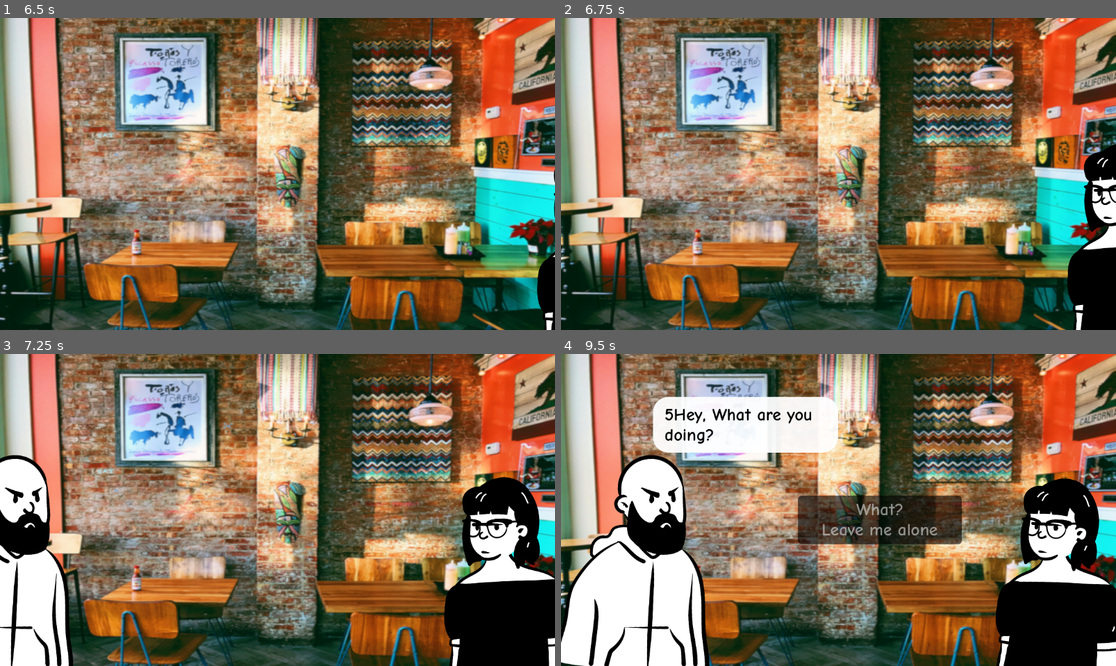
Above: before the commit, frames 1-4 (two rows, left to right).
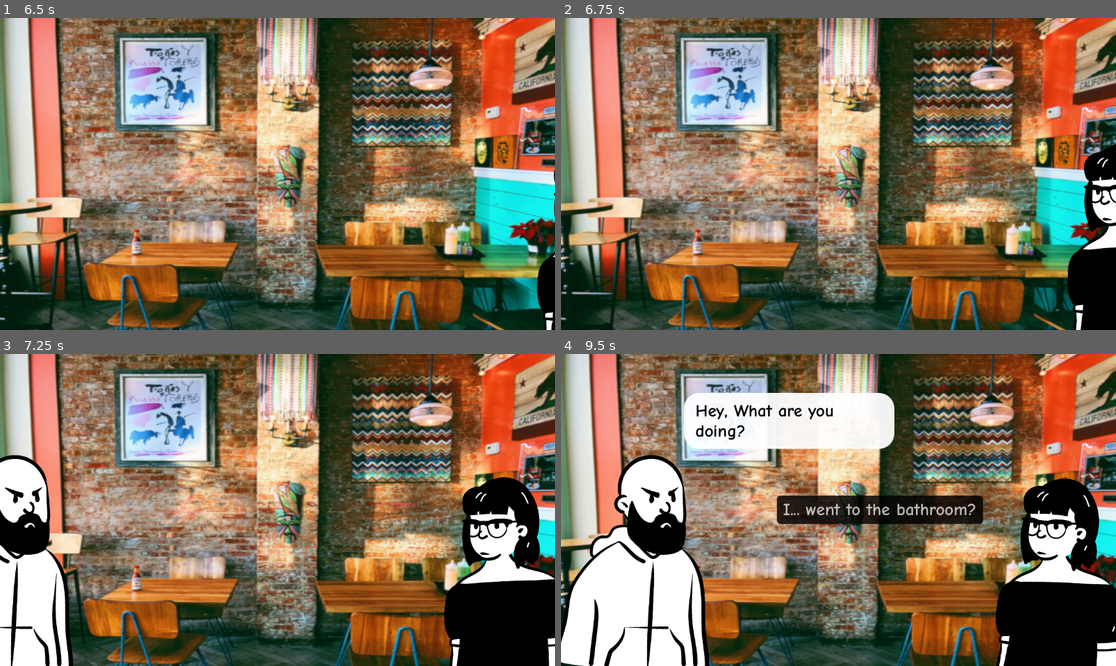
Above: after the commit, the same moments.

Repository: Slideshow776/Caf-Encounter
Game: Godot game, scene res://scenes/game.tscn
The game is run twice, just before and just after one commit, with the same random seed, the same clock (stepped at 60 frames per second) and the same inputs. Sound files missing from this copy of the repository are replaced by a short silence.
Inputs:
- Up to frame 1 (6.5 s): tap Enter at 0.5 s; tap R (restart) every 0.75 s from 1.25 to 4.25 s
- Up to frame 2 (6.75 s): no input
- Up to frame 3 (7.25 s): no input
- Up to frame 4 (9.5 s): no input

Frame 1 is identical in both runs. In frame 2, less than 0.1% of the frame differs, in the area x 95-100%, y 53-66%; in frame 3, 0.1%; in frame 4, 8.7%, in the area x 16-91%, y 12-65%.

Commit message:
dialogues almost complete

Diff:
--- a/assets/main_theme.tres
+++ b/assets/main_theme.tres
@@ -29,7 +29,7 @@
 content_margin_top = 8.0
 content_margin_right = 11.0
 content_margin_bottom = 9.0
-bg_color = Color(0.403241, 1.20327e-07, 0.218753, 1)
+bg_color = Color(0.359484, 0.253295, 2.40654e-07, 1)
 corner_radius_top_left = 8
 corner_radius_top_right = 8
 corner_radius_bottom_right = 8
--- a/scenes/game.tscn
+++ b/scenes/game.tscn
@@ -7,8 +7,47 @@
 [ext_resource type="Texture2D" uid="uid://bfviy8baqpxbg" path="res://assets/faces/Very Angry.svg" id="5_1s0m2"]
 [ext_resource type="Texture2D" uid="uid://c8fkp6t2b7c02" path="res://assets/peep 87/peep-87.png" id="6_haebe"]
 [ext_resource type="Texture2D" uid="uid://cfd2h8evlpbpo" path="res://assets/faces/Serious.svg" id="7_7hgmp"]
-[ext_resource type="AudioStream" uid="uid://cm7hqsu1uhgli" path="res://assets/486470__tkky__cafe-amb-01.wav" id="8_r4b7p"]
+[ext_resource type="AudioStream" uid="uid://c3trf2trmd74d" path="res://assets/486470__tkky__cafe-amb-01.mp3" id="8_q2iib"]
 [ext_resource type="AudioStream" uid="uid://bgmo8uf00ohic" path="res://assets/toilet sounds.ogg" id="9_qmybo"]
+
+[sub_resource type="Animation" id="Animation_vgknd"]
+length = 0.001
+tracks/0/type = "value"
+tracks/0/imported = false
+tracks/0/enabled = true
+tracks/0/path = NodePath("BodyA:position")
+tracks/0/interp = 1
+tracks/0/loop_wrap = true
+tracks/0/keys = {
+"times": PackedFloat32Array(0),
+"transitions": PackedFloat32Array(1),
+"update": 0,
+"values": [Vector2(-72, 112)]
+}
+tracks/1/type = "value"
+tracks/1/imported = false
+tracks/1/enabled = true
+tracks/1/path = NodePath("BodyB:position")
+tracks/1/interp = 1
+tracks/1/loop_wrap = true
+tracks/1/keys = {
+"times": PackedFloat32Array(0),
+"transitions": PackedFloat32Array(1),
+"update": 0,
+"values": [Vector2(832, 190)]
+}
+tracks/2/type = "value"
+tracks/2/imported = false
+tracks/2/enabled = true
+tracks/2/path = NodePath("BodyB:rotation")
+tracks/2/interp = 1
+tracks/2/loop_wrap = true
+tracks/2/keys = {
+"times": PackedFloat32Array(0),
+"transitions": PackedFloat32Array(1),
+"update": 0,
+"values": [0.0480671]
+}
 
 [sub_resource type="Animation" id="Animation_5et23"]
 resource_name = "intro"
@@ -50,45 +89,6 @@
 "values": [-0.0488692, -0.0488692, 0.0480671]
 }
 
-[sub_resource type="Animation" id="Animation_vgknd"]
-length = 0.001
-tracks/0/type = "value"
-tracks/0/imported = false
-tracks/0/enabled = true
-tracks/0/path = NodePath("BodyA:position")
-tracks/0/interp = 1
-tracks/0/loop_wrap = true
-tracks/0/keys = {
-"times": PackedFloat32Array(0),
-"transitions": PackedFloat32Array(1),
-"update": 0,
-"values": [Vector2(-72, 112)]
-}
-tracks/1/type = "value"
-tracks/1/imported = false
-tracks/1/enabled = true
-tracks/1/path = NodePath("BodyB:position")
-tracks/1/interp = 1
-tracks/1/loop_wrap = true
-tracks/1/keys = {
-"times": PackedFloat32Array(0),
-"transitions": PackedFloat32Array(1),
-"update": 0,
-"values": [Vector2(832, 190)]
-}
-tracks/2/type = "value"
-tracks/2/imported = false
-tracks/2/enabled = true
-tracks/2/path = NodePath("BodyB:rotation")
-tracks/2/interp = 1
-tracks/2/loop_wrap = true
-tracks/2/keys = {
-"times": PackedFloat32Array(0),
-"transitions": PackedFloat32Array(1),
-"update": 0,
-"values": [0.0480671]
-}
-
 [sub_resource type="Animation" id="Animation_5lalx"]
 resource_name = "outro"
 length = 5.0
@@ -192,7 +192,6 @@
 texture = ExtResource("6_haebe")
 expand_mode = 1
 flip_h = true
-metadata/_edit_group_ = true
 
 [node name="ExpressionB" type="TextureRect" parent="BodyB"]
 unique_name_in_owner = true
@@ -200,10 +199,10 @@
 anchors_preset = 15
 anchor_right = 1.0
 anchor_bottom = 1.0
-offset_left = 110.0
-offset_top = 133.0
-offset_right = -186.0
-offset_bottom = -310.0
+offset_left = 105.0
+offset_top = 125.0
+offset_right = -182.981
+offset_bottom = -306.0
 grow_horizontal = 2
 grow_vertical = 2
 texture = ExtResource("7_7hgmp")
@@ -218,10 +217,10 @@
 anchor_top = 0.046
 anchor_right = 0.999
 anchor_bottom = 1.0
-offset_left = -385.0
-offset_top = 59.192
-offset_right = -575.848
-offset_bottom = -443.0
+offset_left = -321.0
+offset_top = 51.192
+offset_right = -458.848
+offset_bottom = -451.0
 bbcode_enabled = true
 text = "Lorem ipsum dolor sit amet,"
 fit_content = true
@@ -260,7 +259,7 @@
 
 [node name="AmbiantSounds" type="AudioStreamPlayer" parent="."]
 unique_name_in_owner = true
-stream = ExtResource("8_r4b7p")
+stream = ExtResource("8_q2iib")
 
 [node name="ToiletSounds" type="AudioStreamPlayer" parent="."]
 unique_name_in_owner = true
--- a/scripts/dialogues.gd
+++ b/scripts/dialogues.gd
@@ -2,144 +2,129 @@
 extends Node
 
 var dialogue_items: Array[Dictionary] = [
-	{
-		"expressionA": "very angry",
+	{ # 0
+		"expressionA": "rage",
 		"expressionB": "serious",
-		"text": "0Hey, [b]What[/b] are you doing?",
+		"text": "You're sick in the head, what's wrong with [shake]you[/shake]?!",
 		"choices": {
-			"I'm sorry?
-				Would like to tell me
-			 	what's the matter?": 0,
-			"What?
-				Leave me alone": -1,
-			"Shut up!": -2,
+			"I understand you're upset.
+				I'm scared, may you please
+				leave me alone?": 0,
+			"I feel like you shouldn't
+				talk like that, to anyone!": -1,
+			"Whatever, weirdo": -2,
+		},
+	},
+	{ # 1
+		"expressionA": "fear",
+		"expressionB": "serious",
+		"text": "You'll never be a woman you freak. Your just a [shake]biological[/shake] man in a dress!",
+		"choices": {
+			"You’re worried about safety,
+				And questioning my identity?
+				Is that right?": 0,
+			"Why are you being so mean?": -1,
+			"What the fuck is wrong with you?": -2,
 
 		},
 	},
-	{
+	{ # 2
 		"expressionA": "very angry",
-		"expressionB": "serious",
-		"text": "1Hey, [b]What[/b] are you doing?",
+		"expressionB": "tired",
+		"text": "Women and girls need to be safe in the bathroom from [shake]freaks[/shake] like you!",
 		"choices": {
-			"I'm sorry?
-				Would like to tell me
-			 	what's the matter?": 0,
-			"What?
-				Leave me alone": -1,
-			"Shut up!": -2,
+			"So, you’re concerned about
+				the safety of women and girls?": 0,
+			"Leave me alone, weirdo": -1,
+			"You're insufferable!": -2,
+		},
+	},
+	{ # 3
+		"expressionA": "rage",
+		"expressionB": "eyes closed",
+		"text": "You're [shake]not[/shake] a woman! You can't go in there!",
+		"choices": {
+			"I’m feeling hurt.
+				I need to be seen as I am.
+				May you please leave me alone?": 0,
+			"Oh, are we doing one of these?": -1,
+			"What's wrong with you?": -2,
 
 		},
 	},
-	{
-		"expressionA": "very angry",
-		"expressionB": "serious",
-		"text": "2Hey, [b]What[/b] are you doing?",
+	{ # 4
+		"expressionA": "driven",
+		"expressionB": "annoyed",
+		"text": "That's the [shake]women's[/shake] bathroom!",
 		"choices": {
-			"I'm sorry?
-				Would like to tell me
-			 	what's the matter?": 0,
-			"What?
-				Leave me alone": -1,
-			"Shut up!": -2,
+			"I'm feeling scared right now.
+				I just needed to use the bathroom": 0,
+			"Yes, and I'm a woman?": -1,
+			"Fuck off transphobe": -2,
 
 		},
 	},
-	{
+	{ # 5
 		"expressionA": "very angry",
 		"expressionB": "serious",
-		"text": "3Hey, [b]What[/b] are you doing?",
+		"text": "Hey, What are you doing?",
 		"choices": {
-			"I'm sorry?
-				Would like to tell me
-			 	what's the matter?": 0,
-			"What?
-				Leave me alone": -1,
-			"Shut up!": -2,
+			"I'm feeling a bit confused.
+				Would you please
+				tell me what's up?": 0,
+			"I... went to the bathroom?": -1,
+			"Get lost, weirdo!": -2,
 
 		},
 	},
-	{
+	{ # 6
+		"expressionA": "explaining",
+		"expressionB": "smile",
+		"text": "Do you think that's okay? Transgender men like you shouldn't use the women's bathroom!",
+		"choices": {
+			"So, you're worried about men
+				using the women's bathroom?": 0,
+			"The women's bathroom
+				are for all women": -1,
+			"What?
+				Clearly, you're an idiot...": -2,
+		},
+	},
+	{ # 7
 		"expressionA": "very angry",
 		"expressionB": "serious",
-		"text": "4Hey, [b]What[/b] are you doing?",
+		"text": "You need to be respectful of women who are traumatized by penises!",
 		"choices": {
-			"I'm sorry?
-				Would like to tell me
-			 	what's the matter?": 0,
-			"What?
-				Leave me alone": -1,
-			"Shut up!": -2,
-
+			"So, you're wanting respect
+				for women, especially those
+				who are traumatized?": 0,
+			"You need to be respectful,
+				in general": -1,
+			"The fuck are you on about?": -2,
 		},
 	},
-	{
+	{ # 8
 		"expressionA": "very angry",
-		"expressionB": "serious",
-		"text": "5Hey, [b]What[/b] are you doing?",
+		"expressionB": "smile",
+		"text": "I just want everyone to be safe. And I feel you should want that too.",
 		"choices": {
-			"I'm sorry?
-				Would like to tell me
-			 	what's the matter?": 0,
-			"What?
-				Leave me alone": -1,
-			"Shut up!": -2,
-
+			"I also want everyone to be
+				safe. And right now I'm
+				feeling kinda scared": 0,
+			"How about leaving
+				me alone then?": -1,
+			"Cool story, bro": -2,
 		},
 	},
-	{
+	{ # 9
 		"expressionA": "very angry",
-		"expressionB": "serious",
-		"text": "6Hey, [b]What[/b] are you doing?",
+		"expressionB": "contempt",
+		"text": "Well, I still don't feel you should use the women's bathroom. It's very rude of you.",
 		"choices": {
-			"I'm sorry?
-				Would like to tell me
-			 	what's the matter?": 0,
-			"What?
-				Leave me alone": -1,
-			"Shut up!": -2,
-
-		},
-	},
-	{
-		"expressionA": "very angry",
-		"expressionB": "serious",
-		"text": "7Hey, [b]What[/b] are you doing?",
-		"choices": {
-			"I'm sorry?
-				Would like to tell me
-			 	what's the matter?": 0,
-			"What?
-				Leave me alone": -1,
-			"Shut up!": -2,
-
-		},
-	},
-	{
-		"expressionA": "very angry",
-		"expressionB": "serious",
-		"text": "8Hey, [b]What[/b] are you doing?",
-		"choices": {
-			"I'm sorry?
-				Would like to tell me
-			 	what's the matter?": 0,
-			"What?
-				Leave me alone": -1,
-			"Shut up!": -2,
-
-		},
-	},
-	{
-		"expressionA": "very angry",
-		"expressionB": "serious",
-		"text": "9Hey, [b]What[/b] are you doing?",
-		"choices": {
-			"I'm sorry?
-				Would like to tell me
-			 	what's the matter?": 0,
-			"What?
-				Leave me alone": -1,
-			"Shut up!": -2,
-
+			"I hear you think it's rude.
+				I need to go now. Goodbye": 0,
+			"Well, no one asked you...": -1,
+			"Get lost...": -2,
 		},
 	},
 ]
--- a/scripts/game.gd
+++ b/scripts/game.gd
@@ -3,6 +3,17 @@
 var faces := {
 	"very angry": preload ("res://assets/faces/Very Angry.svg"),
 	"serious": preload ("res://assets/faces/Serious.svg"),
+	"driven": preload ("res://assets/faces/Driven.svg"),
+	"eyes closed": preload ("res://assets/faces/Eyes Closed.svg"),
+	"rage": preload ("res://assets/faces/Rage.png"),
+	"annoyed": preload ("res://assets/faces/Annoyed.png"),
+	"fear": preload ("res://assets/faces/Fear.svg"),
+	"solemn": preload ("res://assets/faces/Solemn.svg"),
+	"tired": preload ("res://assets/faces/Tired.svg"),
+	"hectic": preload ("res://assets/faces/Hectic.svg"),
+	"explaining": preload ("res://assets/faces/Explaining.png"),
+	"smile": preload ("res://assets/faces/Smile.svg"),
+	"contempt": preload ("res://assets/faces/Contempt.svg"),
 }
 
 var Dialogues = preload("res://scripts/dialogues.gd")  # Preload the script
@@ -56,7 +67,50 @@
 		button.text = choice_text
 		var target_line_idx: int = choices_data[choice_text]
 		button.pressed.connect(show_text.bind(target_line_idx))
+
+		# Create a new Theme for each button
+		var theme := Theme.new()
+
+		# Create a StyleBoxFlat for the normal state
+		var normal_stylebox := StyleBoxFlat.new()
+		normal_stylebox.bg_color = Color(0.0, 0.0, 0.0)  # Set the default color if needed
+		normal_stylebox.corner_radius_bottom_left = 8
+		normal_stylebox.corner_radius_bottom_right = 8
+		normal_stylebox.corner_radius_top_right = 8
+		normal_stylebox.corner_radius_top_left = 8
+		normal_stylebox.content_margin_left = 11
+		normal_stylebox.content_margin_top = 8
+		normal_stylebox.content_margin_right = 11
+		normal_stylebox.content_margin_bottom = 9
+
+		# Create a StyleBoxFlat for hover state
+		var hover_stylebox := StyleBoxFlat.new()
+
+		# Set hover color based on target_line_idx
+		if target_line_idx == -2:
+			hover_stylebox.bg_color = Color("#670038") # red
+		elif target_line_idx == -1:
+			hover_stylebox.bg_color = Color("5c4100") # orange
+		elif target_line_idx == 0:
+			hover_stylebox.bg_color = Color("004136") # green
+
+		# Set the corner radius for the hover state
+		hover_stylebox.corner_radius_bottom_left = 8
+		hover_stylebox.corner_radius_bottom_right = 8
+		hover_stylebox.corner_radius_top_right = 8
+		hover_stylebox.corner_radius_top_left = 8
+
+		# Assign the normal and hover styles to the button's theme
+		theme.set_stylebox("normal", "Button", normal_stylebox)
+		theme.set_stylebox("hover", "Button", hover_stylebox)
+		theme.set_stylebox("pressed", "Button", hover_stylebox)
+
+		# Apply the theme to the button
+		button.theme = theme
+
+		# Add the button to the buttons array
 		buttons.append(button)
+
 
 	_add_buttons_in_random_order(buttons)
 
@@ -70,6 +124,7 @@
 	var current_item: Dictionary = dialogue_items[levels[current_level]]
 	levels.remove_at(current_level)
 
+	#rich_text_label.text = "[center]" + current_item["text"] + "[/center]"
 	rich_text_label.text = current_item["text"]
 	expression_a.texture = faces[current_item["expressionA"]]
 	expression_b.texture = faces[current_item["expressionB"]]
@@ -77,7 +132,7 @@
 
 	# animations
 	var tween := create_tween()
-	var body_a_interval_duration = randf_range(1.2, 1.5)
+	var body_a_interval_duration = randf_range(1.0, 1.3)
 	animate_text(tween, current_item["text"], body_a_interval_duration)
 	animate_buttons(tween)
 	animate_body_A(body_a_interval_duration)
@@ -86,7 +141,7 @@
 
 
 func animate_text(tween, text: String, interval_duration: float):
-	var text_speed := 25.0
+	var text_speed := 21.0
 	var text_appearing_duration: float = text.length() / text_speed
 	rich_text_label.modulate.a = 0.0
 	rich_text_label.visible_ratio = 0.0
@@ -102,9 +157,10 @@
 
 	tween.finished.connect(func():
 		var button_tween = create_tween()
+		button_tween.tween_interval(0.5)
 		for button: Button in buttons_v_box_container.get_children():
 			button.disabled = false
-			var duration := clampf(button.text.length() / 20.0, 0.3, 1.0)
+			var duration := clampf(button.text.length() / 50.0, 0.3, 0.7)
 			button_tween.tween_property(button, "modulate:a", 1.0, duration)
 	)
 
Not shown, added: assets/486470__tkky__cafe-amb-01.mp3.import
Binary file added: assets/faces/Annoyed.png
Not shown, added: assets/faces/Annoyed.png.import
Binary file added: assets/faces/Explaining.png
Not shown, added: assets/faces/Explaining.png.import
Binary file added: assets/faces/Suspicious.png
Not shown, added: assets/faces/Suspicious.png.import
Binary file added: assets/itch.io/cover art.png
Not shown, added: assets/itch.io/cover art.png.import
Not shown, changed: assets/relaxing-jazz-podcast-coffee-shop-music-192283.mp3.import
Not shown, added: export_presets.cfg
Not shown, added: assets/486470__tkky__cafe-amb-01.mp3
(and 1 more such lines)
